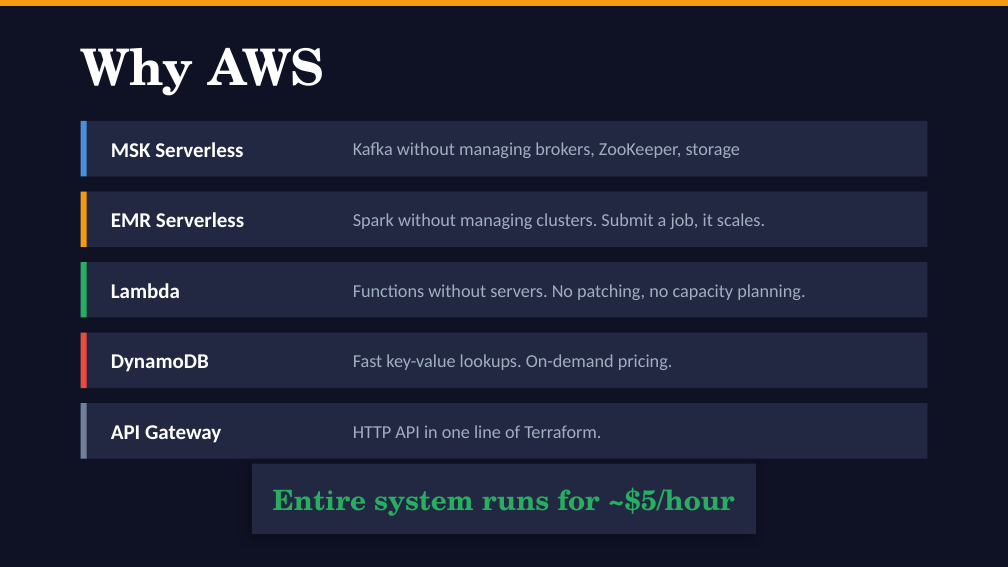
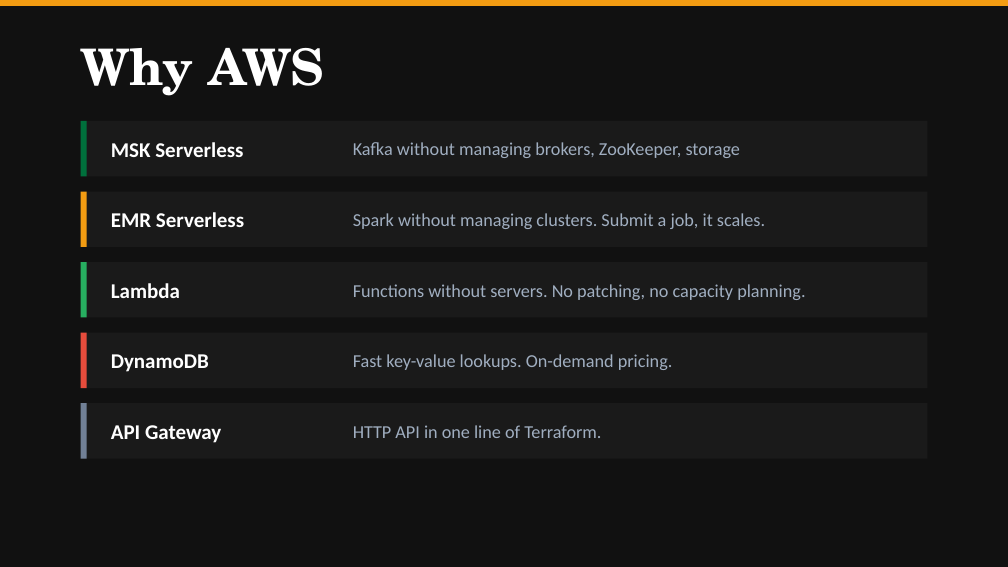
Before and after one commit to lukelittle/sec-15c3-5-market-access-controls-example, a slide deck: slide 12 of docs/presentation.pptx (slide 9 before the commit). Drawn at 1008x567 pixels with LibreOffice and Linux fonts; fonts in the diff are those of the drawing. Boxes give left, top, right and bottom in pixels: in the first picture for what was removed or moved away, otherwise in the second. Text is boxed around its words. In the diff, an @@ line names an element or a change of style, - is before the commit and + after.

```diff
--- a/docs/presentation.pptx
+++ b/docs/presentation.pptx
@@ background #0F1225 to #111111 @@
@@ rectangle at <box>81,121,87,176</box>: fill #4A90D9 to #00703C @@
@@ fill #232842 to #1A1A1A in 5 elements at <box>81,121,927,176</box>, <box>81,192,927,247</box>, <box>81,262,927,318</box>, <box>81,333,927,388</box>, <box>81,403,927,459</box> @@
@@ rectangle removed at <box>252,464,756,534</box> @@
@@ text removed at <box>273,487,735,516</box> @@
-Entire system runs for ~$5/hour
```
Also in this commit, not shown: 13 other slides changed, 7 slides added, 1 slide removed, 32 other files.
